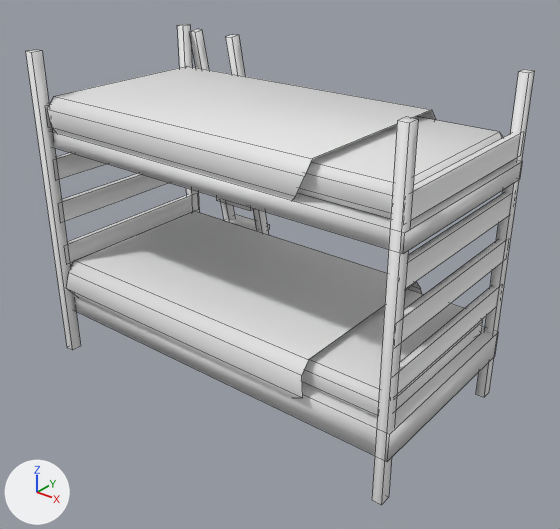
A saved change to the FBX model Assets/ASSETS/Assets 3D/Static/SM_LitSuperpose.fbx.
One viewpoint serves both versions: a camera (50 mm lens) standing at (-7.03, 1.12, 2.27) and looking at (-9.2, 3.82, 0.59). The lights are fixed; the arrows at lower left show +X, +Y and +Z. Mesh edges are drawn as thin lines. Where no turn or scale is listed for an object, it has been applied to the vertices.

The scene before the commit, as lines of its bpy script (objects in view):
```python
me_sm_lit_supperpose = bpy.data.meshes.new('SM_Lit_Supperpose')
me_sm_lit_supperpose.from_pydata(...)  # 280 vertices, 198 faces; spans x -1.01..0.99, y -0.95..0.45, z -0.02..1.59
ob_sm_lit_supperpose = bpy.data.objects.new('SM_Lit_Supperpose', me_sm_lit_supperpose)
ob_sm_lit_supperpose.location = (-9.212, 4.18, 0.0)
```
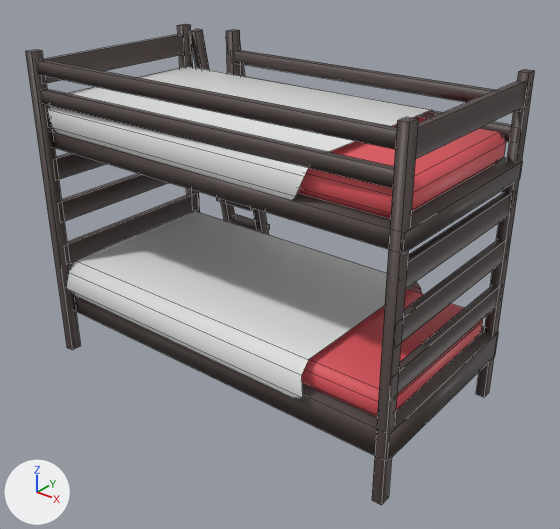
Scene script edits in JSON lines:
```json
{"op": "add", "block": "mat_marron", "code": ["mat_marron = principled_material('Marron')", "mat_marron.base_color = (0.0751, 0.0546, 0.0515)  # dark grey #4d4240"]}
{"op": "add", "block": "mat_color_02", "code": ["mat_color_02 = principled_material('Color 02')", "mat_color_02.base_color = (0.8, 0.103, 0.124)  # red #e75a63"]}
{"op": "add", "block": "mat_color_01", "code": ["mat_color_01 = principled_material('Color 01')", "mat_color_01.base_color = (0.8, 0.8, 0.8)  # white #e7e7e7"]}
{"block": "me_sm_lit_supperpose", "where": "# used by ob_sm_lit_supperpose; location = (-9.212, 4.18, 0.0)"}
{"op": "remove", "block": "me_sm_lit_supperpose", "code": "me_sm_lit_supperpose.from_pydata(...)  # 280 vertices, 198 faces; spans x -1.01..0.99, y -0.95..0.45, z -0.02..1.59"}
{"op": "add", "block": "me_sm_lit_supperpose", "code": "me_sm_lit_supperpose.from_pydata(...)  # 328 vertices, 222 faces; spans x -1.01..0.99, y -0.95..0.45, z -0.02..1.59"}
{"block": "me_sm_lit_supperpose", "change": "me_sm_lit_supperpose part 1: the loose piece of 8 vertices spanning x -1.01..-0.96, y 0.02..0.08, z 0.0..1.59 is copied, and the copy is scaled about its middle by (1, 1, 0.287), then moved by (0.34, 0.03, 0.57), in mat_marron (dark grey #4d4240); it spans x -0.67..-0.62, y 0.05..0.11, z 1.13..1.59"}
{"block": "me_sm_lit_supperpose", "change": "me_sm_lit_supperpose part 2: the loose piece of 8 vertices spanning x -1.0..-0.97, y -0.91..0.07, z 1.23..1.34 is copied, and the copy is moved by (0.0, 0.0, 0.21), in mat_marron (dark grey #4d4240); it spans x -1.0..-0.97, y -0.91..0.07, z 1.44..1.54"}
{"block": "me_sm_lit_supperpose", "change": "me_sm_lit_supperpose part 3: the loose piece of 8 vertices spanning x 0.95..0.98, y -0.89..0.1, z 1.23..1.34 is copied, and the copy is moved by (0.0, 0.0, 0.22), in mat_marron (dark grey #4d4240); it spans x 0.95..0.98, y -0.88..0.1, z 1.45..1.56"}
{"block": "me_sm_lit_supperpose", "change": "me_sm_lit_supperpose part 4"}
{"block": "me_sm_lit_supperpose", "change": "4 vertices are removed from x 0.95..0.98, y -0.89, z 1.23..1.34"}
{"block": "me_sm_lit_supperpose", "change": "3 faces are deleted"}
{"block": "me_sm_lit_supperpose", "change": "4 vertices move from x 0.95..0.98, y 0.1, z 1.23..1.34 to x 0.97, y 0.06..0.09, z 1.29..1.36"}
{"block": "me_sm_lit_supperpose", "change": "28 vertices are added at x -0.99..0.97, y -0.93..0.09, z 1.29..1.55"}
{"block": "me_sm_lit_supperpose", "change": "16 new faces join them, mat_marron (dark grey #4d4240)"}
{"block": "me_sm_lit_supperpose", "change": "me_sm_lit_supperpose part 5: 99 faces spanning x -1.01..0.99, y -0.95..0.45, z -0.02..1.59 switch from no material to mat_marron (dark grey #4d4240)"}
{"block": "me_sm_lit_supperpose", "change": "me_sm_lit_supperpose part 6: 64 faces spanning x -0.95..0.95, y -0.86..0.01, z 0.35..1.35 switch from no material to mat_color_02 (red #e75a63)"}
{"op": "add", "block": "me_sm_lit_supperpose", "code": "me_sm_lit_supperpose.materials.append(mat_color_01)  # white #e7e7e7"}
```

What differs and where, as boxes (x1, y1, x2, y2) in the pictures (560 x 529 px):
```json
{"part": 1, "of": "me_sm_lit_supperpose", "change": "added", "after": [226, 29, 241, 76]}
{"part": 2, "of": "me_sm_lit_supperpose", "change": "added", "after": [44, 34, 184, 83]}
{"part": 3, "of": "me_sm_lit_supperpose", "change": "added", "after": [415, 80, 526, 159]}
{"part": 4, "of": "me_sm_lit_supperpose", "change": "built on", "before": [410, 133, 519, 221], "after": [36, 50, 512, 188]}
{"part": 5, "of": "me_sm_lit_supperpose", "change": "recoloured", "before": [25, 24, 535, 505], "after": [25, 24, 535, 505]}
{"part": 6, "of": "me_sm_lit_supperpose", "change": "recoloured", "before": [297, 116, 503, 417], "after": [297, 116, 503, 417], "on screen": "white to red"}
```
